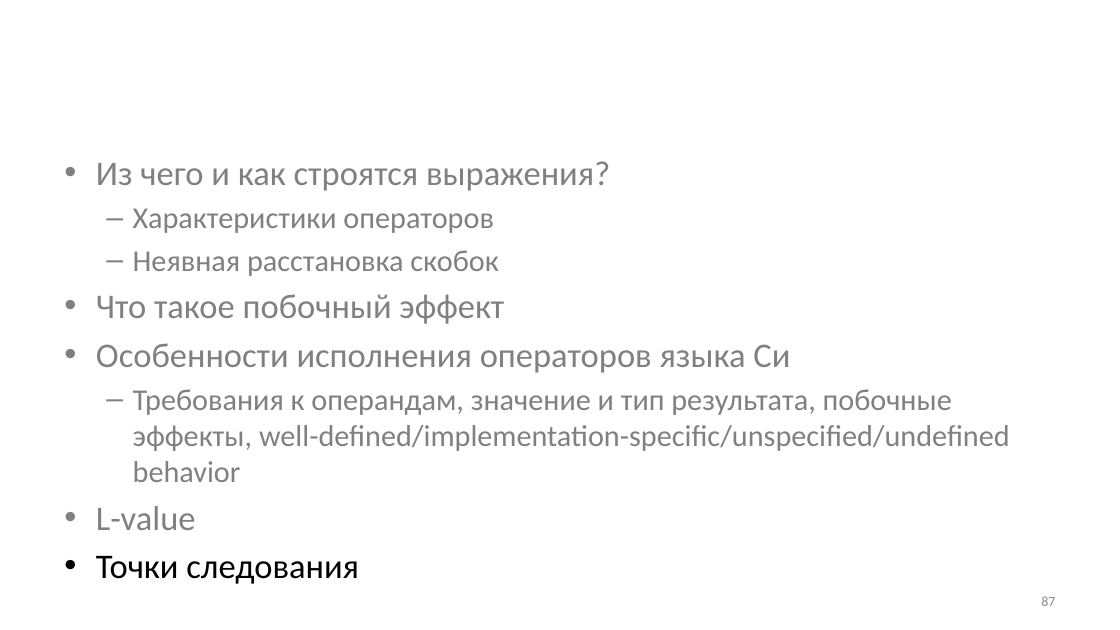
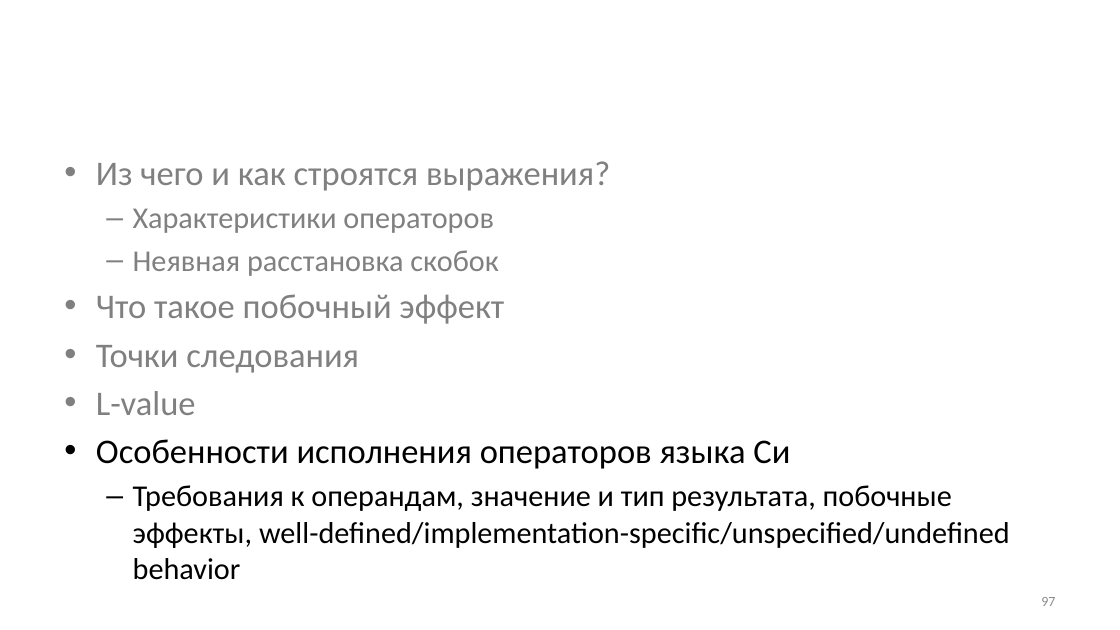
Before and after one commit to Evgueni-Petrov-aka-espetrov/Algorithms-and-Programming-in-C-pptx, a slide deck: slide 97 of 04 Выражения.pptx (slide 87 before the commit). Drawn at 1120x630 pixels with LibreOffice and Linux fonts; fonts in the diff are those of the drawing. Boxes give left, top, right and bottom in pixels: in the first picture for what was removed or moved away, otherwise in the second. Text is boxed around its words. In the diff, an @@ line names an element or a change of style, - is before the commit and + after.

```diff
--- a/04 Выражения.pptx
+++ b/04 Выражения.pptx
@@ text at (96,345,359,415): paragraphs added @@
+• Точки следования
+• L-value
@@ text at (96,439,1010,580): text colour #808080 to #000000 in "Особенности исполнения операторов языка Си", "Требования к операндам, значение и тип результата, ..." @@
@@ text at (96,506,196,579): paragraphs removed @@
-• L-value
-• Точки следования
@@ page number at (1041,597,1055,606): text changed @@
-87
+97
```
Also in this commit, not shown: 11 other slides changed, 9 slides added, 2 slides removed.
